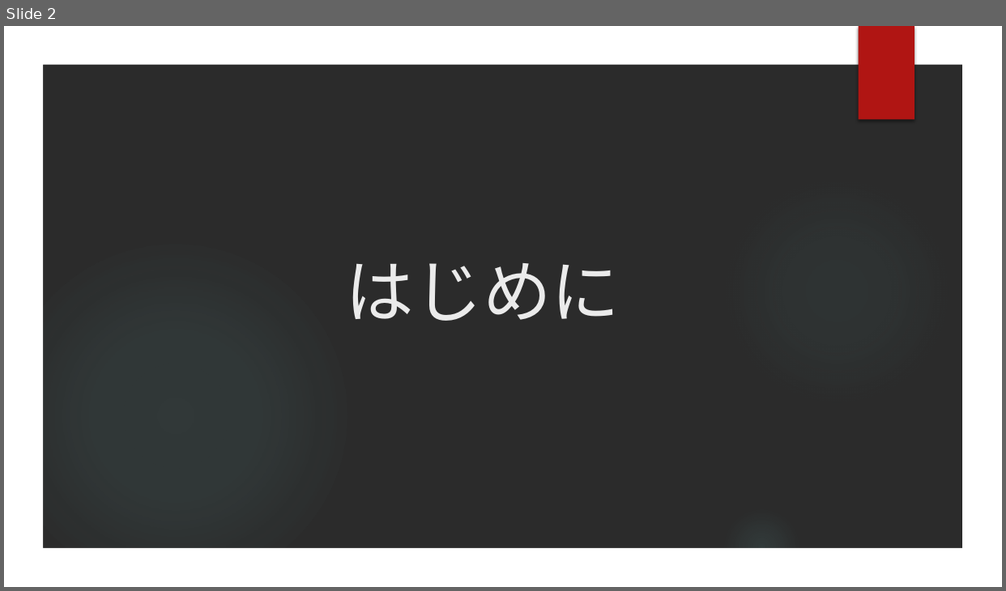
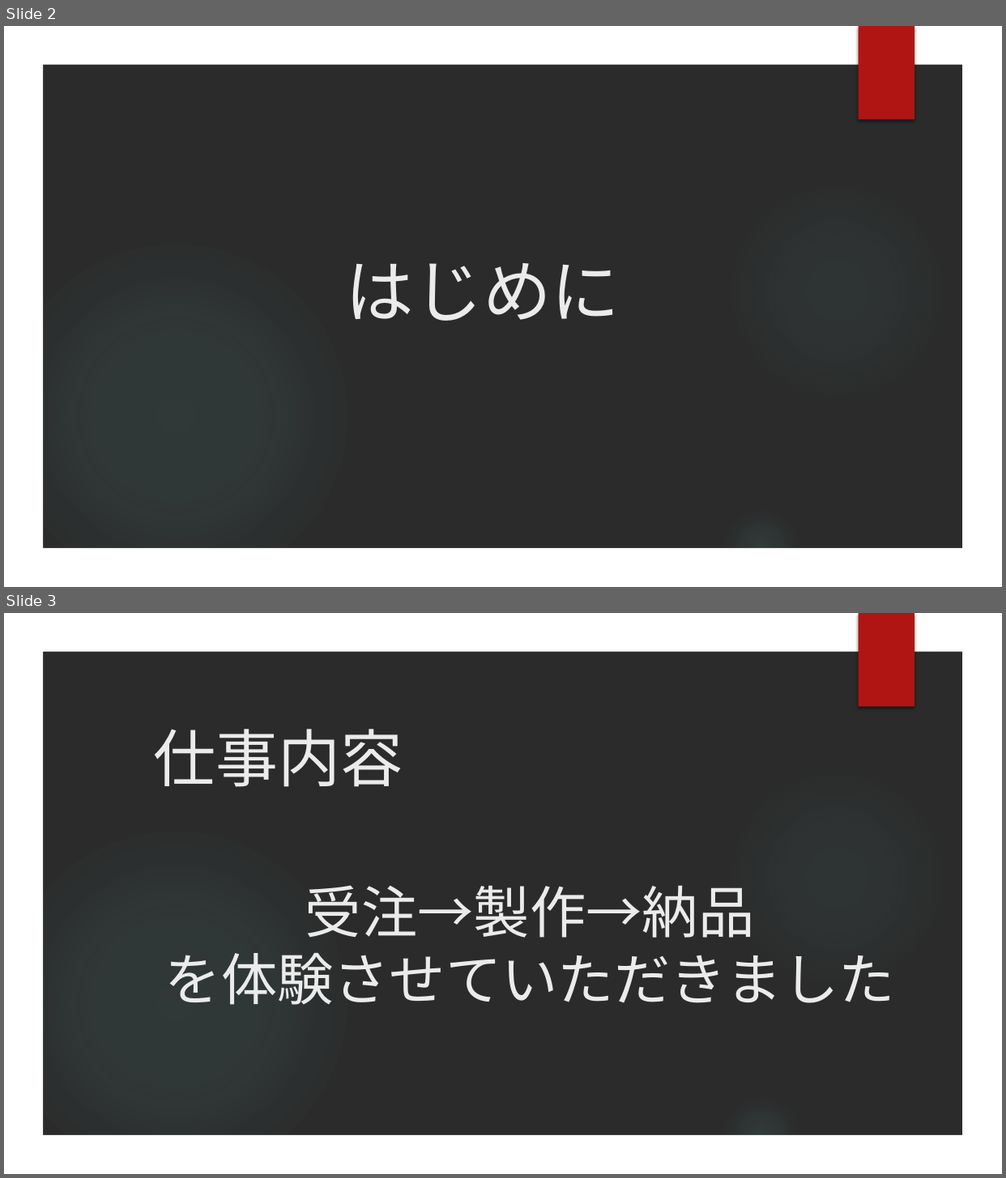
Before and after one commit to goowaSystemTeam/Internship_INCT_2017, a slide deck: Internship_INCT_2017.pptx. Shown one above the other, each under a label of ours: slide 2 before the commit, slides 2 and 3 after it. The pictures are 1006x591 and 1006x1178 pixels, drawn with LibreOffice and Linux fonts; fonts in the diff are those of the drawing; background and template pictures are left out; a plain dark background stands for a picture behind light text. Boxes give left, top, right and bottom in pixels: in the first picture for what was removed or moved away, otherwise in the second. Text is boxed around its words. In the diff, an @@ line names an element or a change of style, - is before the commit and + after.

```diff
--- a/Internship_INCT_2017.pptx
+++ b/Internship_INCT_2017.pptx
@@ slide 3 added at [4,613,1002,1174], background picture (left out); not listed: 5 template elements that a slide beside it also shows @@
@@ text added at [153,729,403,787], 60 pt, text #EBEBEB @@
+仕事内容
@@ title added at [165,885,895,1005], 54 pt, text #EBEBEB @@
+受注→製作→納品
+を体験させていただきました
```
Also in this commit, not shown: 1 slide changed, 9 other slides added, 8 slides removed.
